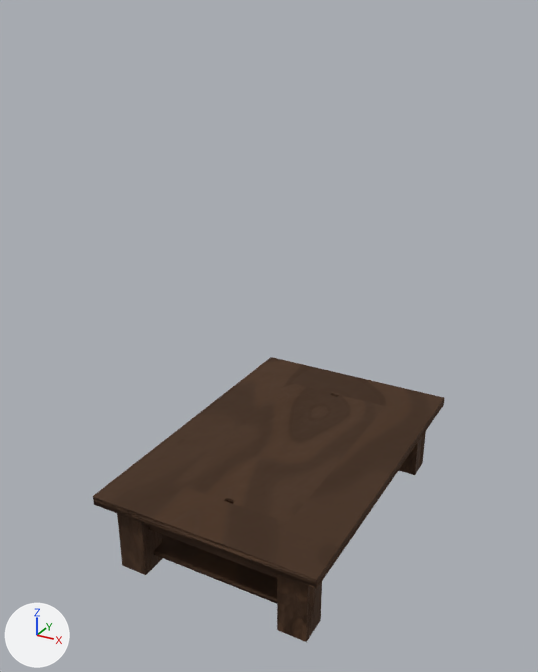
What one commit did to the Blender file models/table.blend.
Both versions are drawn from a 50 mm camera at (1.62, -3.17, 2.65) aimed at (-0.31, 0.34, 0.9). The lights are fixed; the arrows at lower left show +X, +Y and +Z.

Objects in the first picture: 'Frame', 'Legs', 'Lid', 'LowerShelf'.
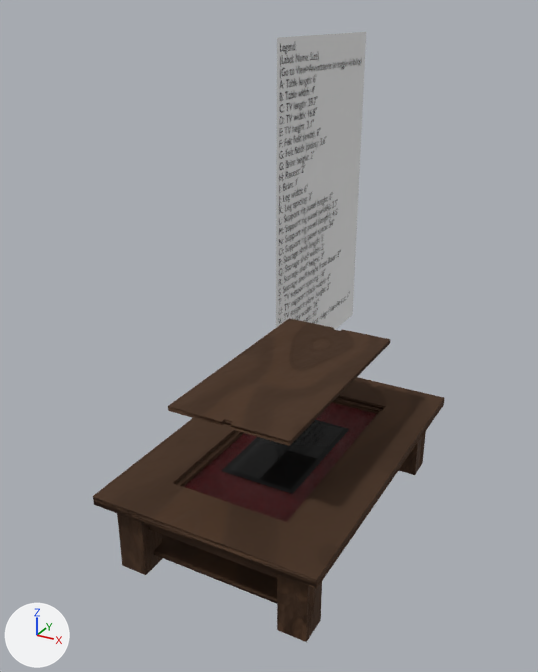
What changed in the scene script:
```text
Add mat_textmat:
    mat_textmat = principled_material('TextMat')
    mat_textmat.base_color = (0.0, 0.0, 0.0)  # black #000000
Add me_plane_005:
    me_plane_005.from_pydata([(-0.58, -0.3, 0.0), (1.63, -0.3, 0.0), (-0.58, 1.06, 0.0), (1.63, 1.06, 0.0)], [], [(0, 1, 3, 2)])
Add txt_text:
    txt_text = bpy.data.curves.new('Text', 'FONT')
    txt_text.body = 'Legend:\n(Label: Name: Size)\n(Go to View>Annotations to toggle visibility)\nA: Table length: 6\'\nB: Table width: 4\'\nC: TV length: 28.7"\nD: TV width: 16.8"\nE: TV height: 3.1"\nF: Felt field (ends): 6"\nG: Felt fields (sides): 3.6"\nG: Brim height: 2"\nH: Recess: 2"\nI: Brim: 1\'\nJ: Leg width: 6"\nK: Leg spacing: 3" \nL: Support rig panel height: 6"\nM: Support rig panel (width): 2.5\'\nN: Support rig panel (length): 4.5\'\nO: Support rig panel space: 34"\nP: Storage shelf length: 5\'\nQ: Storage shelf width: 3\'\nR: Storage shelf height: 2"\nS: Storage shelf height from floor: 3"\nT: TV support spacing: 16"\nU: TV support plank width: 4"\nV: TV support plank height: 2"\nW: Lid/inlay width: 26"\nX: Lid/inlay length: 50"\nZ: lid height / inlay first ridge / handle cut: 1"\nZA: Table height: 3\'\nZB: leg height: 34"'
    txt_text.materials.append(mat_textmat)  # black #000000
Change ob_lid:
    ob_lid.location: (0.0, 0.0, 0.0) -> (0.0, 0.0, 0.443)
Add ob_text:
    ob_text = bpy.data.objects.new('Text', txt_text)
    ob_text.location = (-0.569, 0.941, 2.424)
    ob_text.rotation_euler = (1.571, 0.0, 1.571)  # degrees (90, 0, 90)
    ob_text.scale = (0.0692, 0.0692, 0.0692)
Add ob_legend:
    ob_legend = bpy.data.objects.new('Legend', me_plane_005)
    ob_legend.location = (-0.571, 1.215, 1.922)
    ob_legend.rotation_euler = (0.0, 1.571, 0.0)  # degrees (0, 90, 0)
```

Changed parts and their boxes [x1, y1, x2, y2] in the pictures (538 x 672 px):
'Lid', moved
    before: [173, 382, 386, 523]
    after: [168, 318, 390, 446]
'Legend', added
    after: [276, 32, 366, 330]
'Text', added
    after: [279, 43, 362, 324]
'Felt', unchanged, uncovered by the edit
    after: [184, 403, 377, 522]
'TF_Monitor', unchanged, uncovered by the edit
    after: [228, 421, 344, 489]
